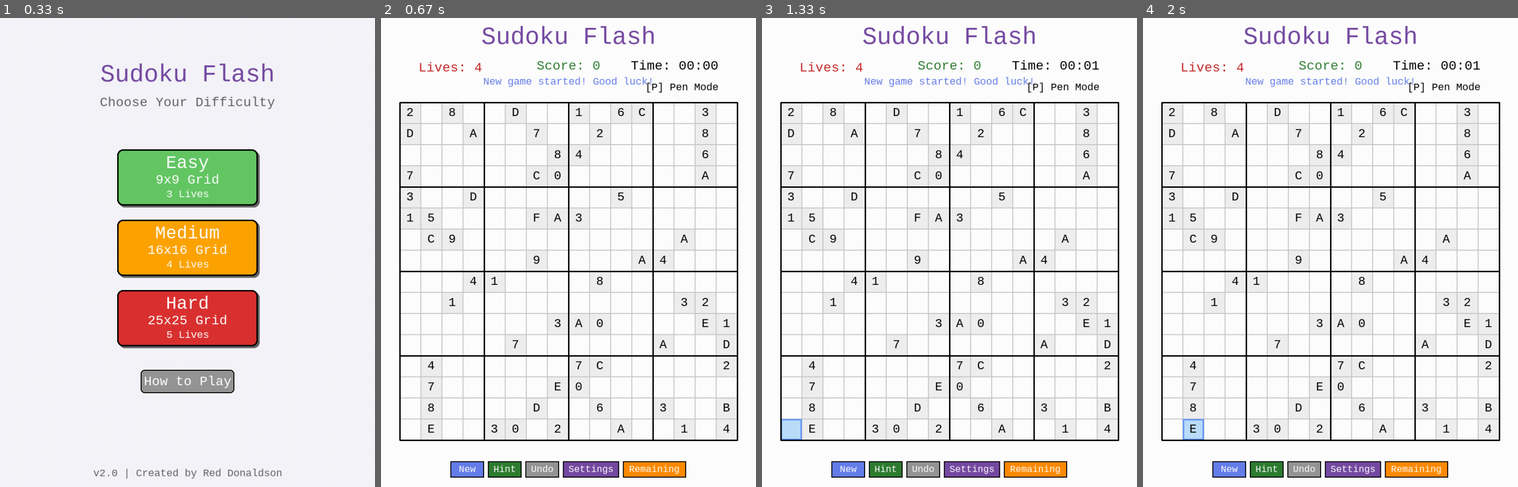
Above: before the commit, frames 1-4 (left to right).
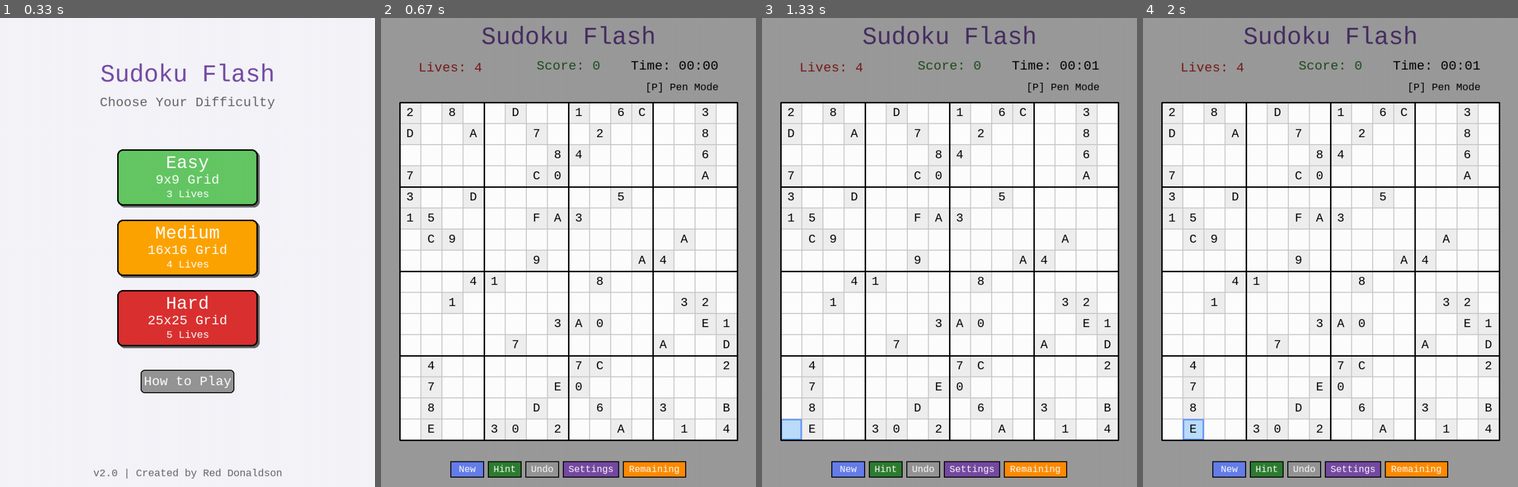
Above: after the commit, the same moments.

Repository: dbdonaldson50/PyGame-Sudoku-Flood
Game: pygame game, started from sudoku_flash.py
The game is run twice, just before and just after one commit, with the same random seed, the same clock (stepped at 60 frames per second) and the same inputs.
Inputs (mouse positions are in pixels of both pictures, inside the frame that each line leads up to):
- Up to frame 1 (0.33 s): no input
- Up to frame 2 (0.67 s): click (568, 252) at 0.38 s
- Up to frame 3 (1.33 s): hold Right 0.67-1.13 s; hold Up from 1.17 s (still down)
- Up to frame 4 (2 s): release Up at 1.47 s; hold Right 1.5-1.97 s

Frame 1 is identical in both runs. In frame 2, 32% of the frame differs, in the area x 0-100%, y 0-100%; in frame 3, 32%; in frame 4, 32%.

Commit message:
Fix message overlap and consolidate documentation
1. Convert temporary messages to modal-style cards
   - Prevents overlap with Remaining text at y=120-150
   - Semi-transparent background for better visibility
   - Centered on screen with proper padding
   - Message example: 'New game started! Good luck!'

2. Consolidate documentation
   - Removed 20 separate doc files from git tracking
   - Created single DEVELOPMENT.md with all key information
   - Updated .gitignore to exclude docs/* (except DEVELOPMENT.md)
   - Old docs remain locally for reference but not in repo

Changes:
- src/ui_renderer.py: draw_temporary_message() now displays modal cards
- .gitignore: Added docs/* exclusion with DEVELOPMENT.md exception
- docs/: Consolidated 20 files into DEVELOPMENT.md

Author: Red Donaldson

Diff:
--- a/src/ui_renderer.py
+++ b/src/ui_renderer.py
@@ -233,13 +233,34 @@
 
 
 def draw_temporary_message(game):
-    """Draw temporary messages (not game over messages)"""
+    """Draw temporary messages as modal-style card (not game over messages)"""
     if game.message and game.message_timer > 0 and not game.game_over:
+        # Draw semi-transparent overlay
+        overlay = pygame.Surface((WINDOW_WIDTH, WINDOW_HEIGHT))
+        overlay.set_alpha(100)
+        overlay.fill(BLACK)
+        game.screen.blit(overlay, (0, 0))
+
+        # Calculate modal dimensions
         lines = game.message.split('\n')
+        max_width = max(game.medium_font.render(line, True, BLACK).get_width() for line in lines)
+        modal_width = min(max_width + 80, WINDOW_WIDTH - 100)
+        modal_height = 80 + len(lines) * 30
+        modal_x = (WINDOW_WIDTH - modal_width) // 2
+        modal_y = (WINDOW_HEIGHT - modal_height) // 2
+
+        # Draw modal card
+        modal_rect = pygame.Rect(modal_x, modal_y, modal_width, modal_height)
+        pygame.draw.rect(game.screen, WHITE, modal_rect, border_radius=15)
+        pygame.draw.rect(game.screen, game.message_color, modal_rect, 4, border_radius=15)
+
+        # Draw message text centered in modal
+        start_y = modal_y + (modal_height - len(lines) * 30) // 2
         for i, line in enumerate(lines):
-            msg_text = game.small_font.render(line, True, game.message_color)
-            msg_rect = msg_text.get_rect(center=(WINDOW_WIDTH // 2, 135 + i * 22))
+            msg_text = game.medium_font.render(line, True, game.message_color)
+            msg_rect = msg_text.get_rect(center=(WINDOW_WIDTH // 2, start_y + i * 30))
             game.screen.blit(msg_text, msg_rect)
+
         game.message_timer -= 1
 
 
Not shown, removed: docs/README_TESTS.md
Not shown, changed: .gitignore
Not shown, removed: docs/COVERAGE_ROADMAP.md
Not shown, added: docs/DEVELOPMENT.md
Not shown, removed: docs/GAMEPLAY_ANALYSIS_AND_UI_FIXES.md
Not shown, removed: docs/IMPLEMENTATION_REPORT.md
Not shown, removed: docs/MAIN_MENU_REPORT.md
Not shown, removed: docs/OPTIMIZATIONS.md
Not shown, removed: docs/PERFORMANCE_REPORT.md
Not shown, removed: docs/QUICK_FIX_SUMMARY.md
Not shown, removed: docs/QUICK_SUMMARY.md
Not shown, removed: docs/REMAINING_MODAL_FIX_SUMMARY.md
(and 10 more such lines)
